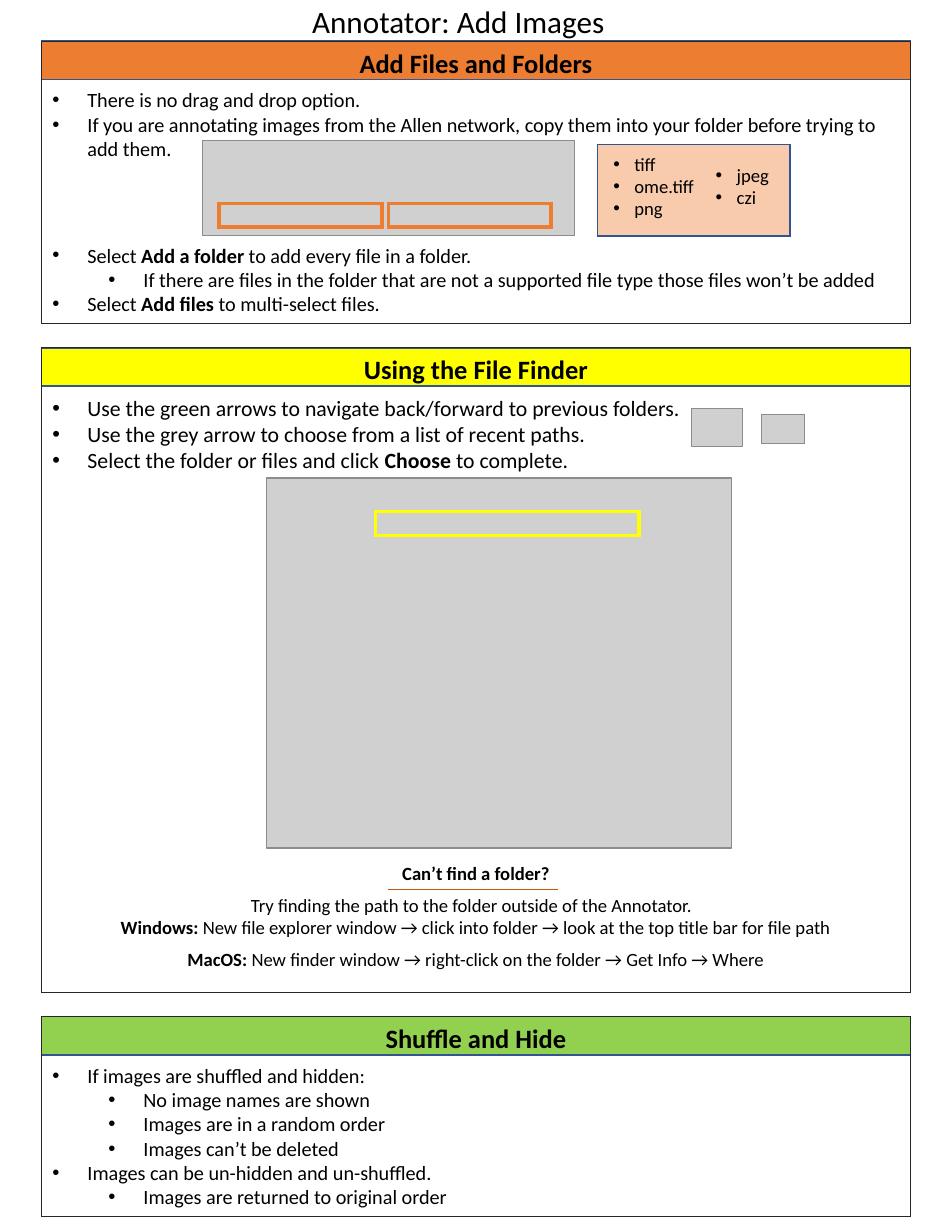
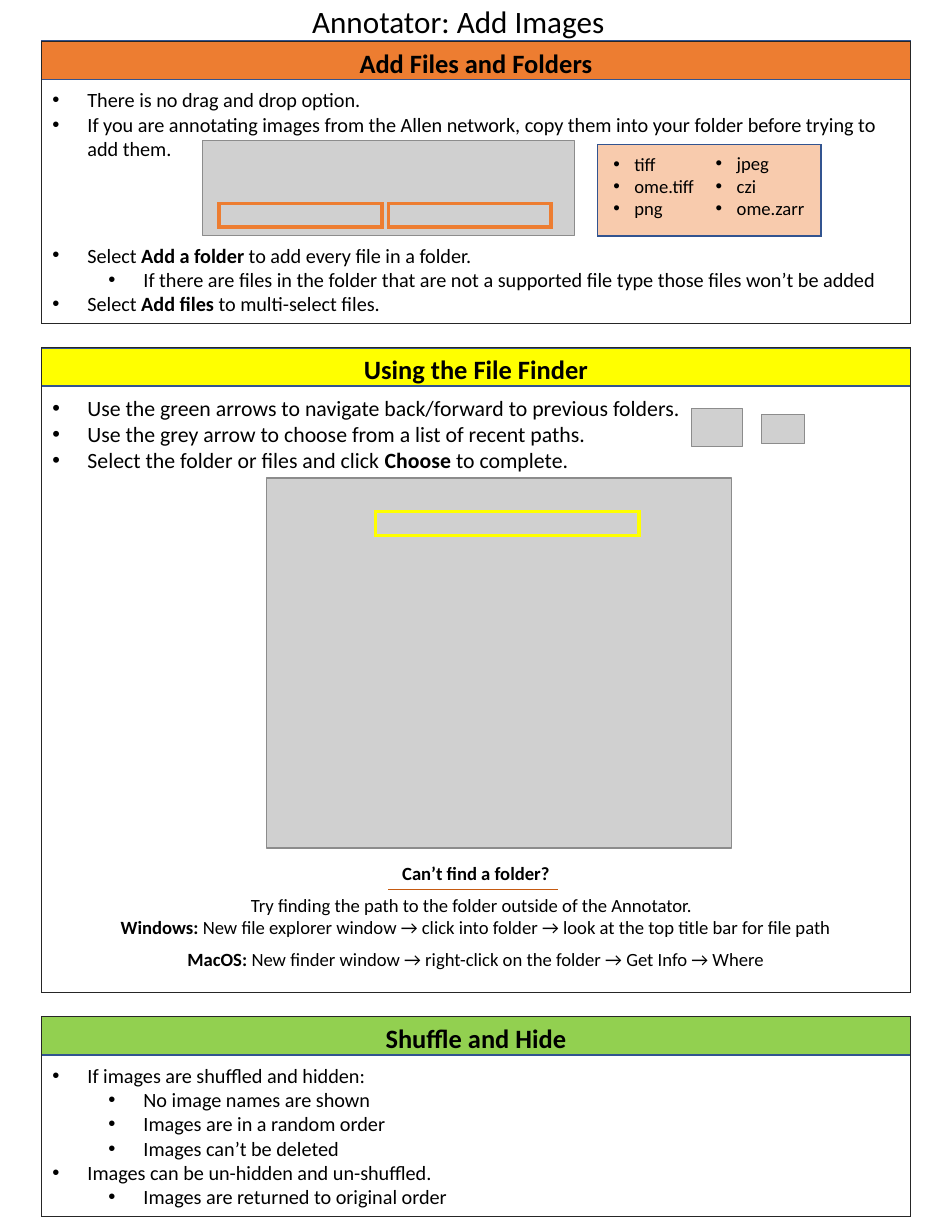
Before and after one commit to aics-int/napari-allencell-annotator, a slide deck: slide 1 of napari_allencell_annotator/assets/AnnotatorInstructions.pptx. Drawn at 952x1232 pixels with LibreOffice and Linux fonts; fonts in the diff are those of the drawing; grey boxes stand for pictures. Boxes give left, top, right and bottom in pixels: in the first picture for what was removed or moved away, otherwise in the second. Text is boxed around its words. In the diff, an @@ line names an element or a change of style, - is before the commit and + after.

```diff
--- a/napari_allencell_annotator/assets/AnnotatorInstructions.pptx
+++ b/napari_allencell_annotator/assets/AnnotatorInstructions.pptx
@@ rectangle: place and size @@
-rectangle at (598, 144, 791, 236)
+rectangle at (598, 144, 822, 236)
@@ text "jpeg": place and size @@
-text "jpeg" at (737, 169, 769, 204)
+text "jpeg" at (737, 157, 805, 215)
@@ text at (737, 206, 805, 215): paragraph added @@
+• ome.zarr
```
Also in this commit, not shown: 3 other slides changed, 1 other file.
